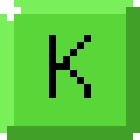
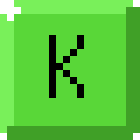
Layered file, before and after one edit (140 × 140). Changes by layer:
painted on "Background" over [63,35,91,98]
